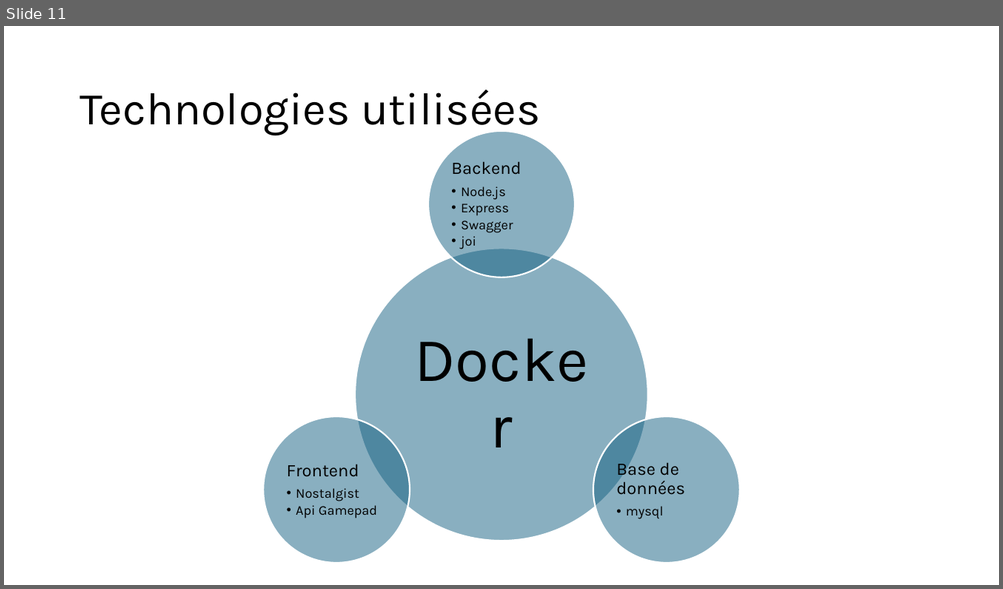
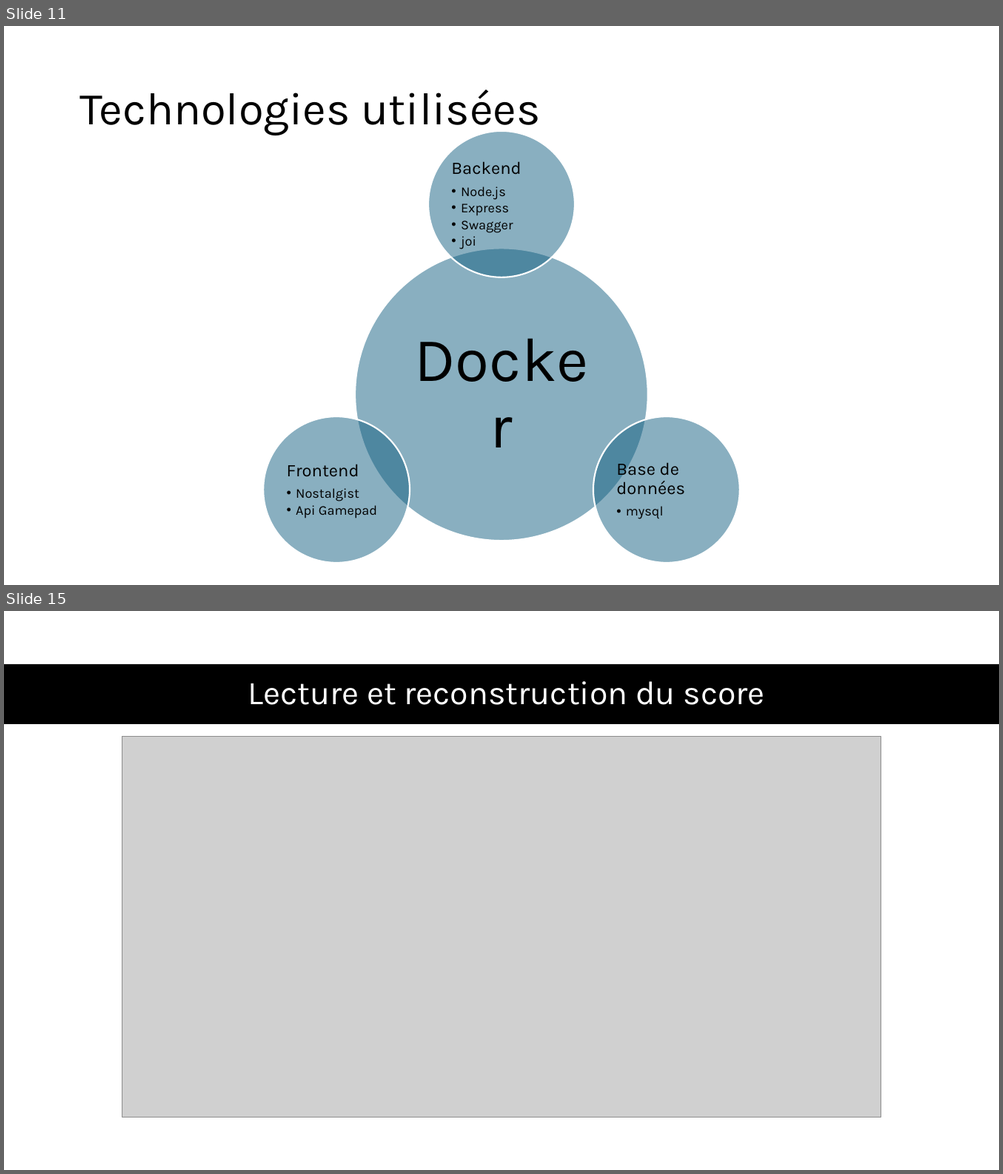
Before and after one commit to Barras-Matias-emf/306-G2-ArcadiaBox, a slide deck: documentation/ArcadiaboxPresentation.pptx. Shown one above the other, each under a label of ours: slide 11 before the commit, slides 11 and 15 after it; the slides between them are not shown. The pictures are 1003x589 and 1003x1174 pixels, drawn with LibreOffice and Linux fonts; fonts in the diff are those of the drawing; grey boxes stand for pictures. Boxes give left, top, right and bottom in pixels: in the first picture for what was removed or moved away, otherwise in the second. Text is boxed around its words. In the diff, an @@ line names an element or a change of style, - is before the commit and + after.

```diff
--- a/documentation/ArcadiaboxPresentation.pptx
+++ b/documentation/ArcadiaboxPresentation.pptx
@@ slide 15 added at <box>4,611,999,1170</box>, background #FFFFFF @@
@@ rectangle added at <box>4,664,999,724</box>, fill #000000 @@
@@ title added at <box>247,681,765,705</box>, 32 pt, text #FFFFFF @@
+Lecture et reconstruction du score
@@ picture added at <box>122,736,881,1118</box> @@
```
Also in this commit, not shown: 3 slides changed, 3 other slides added, 11 other files.
